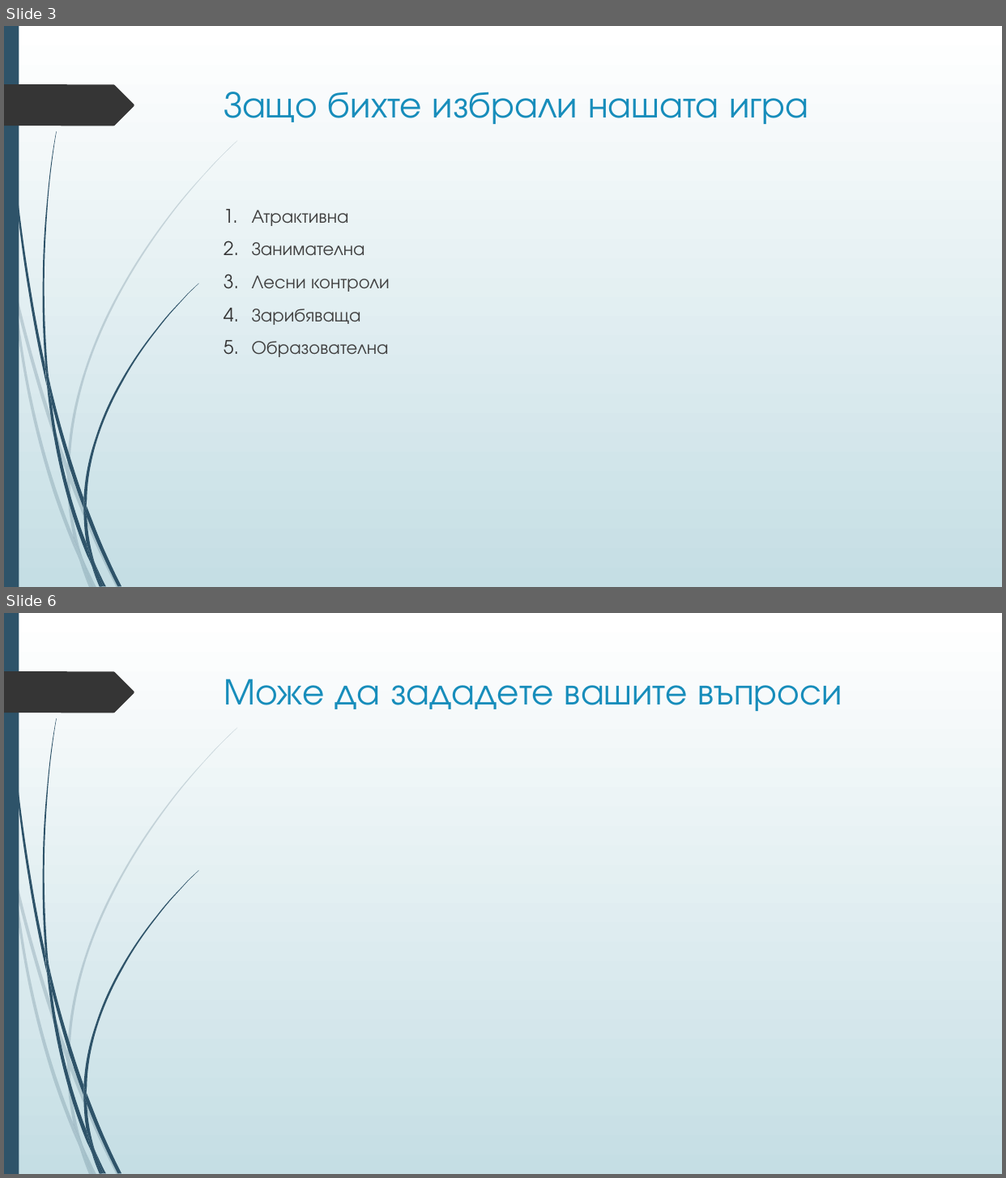
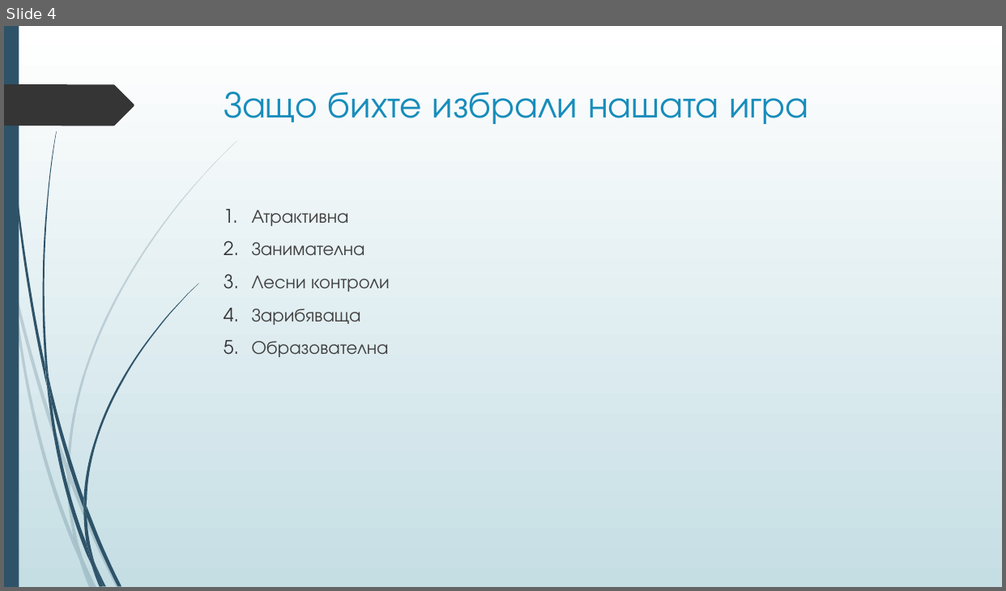
Before and after one commit to boki1/Hack30xTUES-, a slide deck: Hack 30 xTUES presentation.pptx. Shown one above the other, each under a label of ours: slides 3 and 6 before the commit, slide 4 after it; the slides between them are not shown. The pictures are 1006x1178 and 1006x591 pixels, drawn with LibreOffice and Linux fonts; fonts in the diff are those of the drawing. Boxes give left, top, right and bottom in pixels: in the first picture for what was removed or moved away, otherwise in the second. Text is boxed around its words. In the diff, an @@ line names an element or a change of style, - is before the commit and + after.

```diff
--- a/Hack 30 xTUES presentation.pptx
+++ b/Hack 30 xTUES presentation.pptx
@@ slide 6 removed at <box>4,613,1002,1174</box>, background gradient #FFFFFF to #C5DEE5; not listed: 24 template elements that a slide beside it also shows @@
@@ title removed at <box>224,679,843,711</box> @@
-Може да зададете вашите въпроси
@@ what was slide 3 is now slide 4 @@
```
Also in this commit, not shown: 4 slides changed, 6 slides added.
